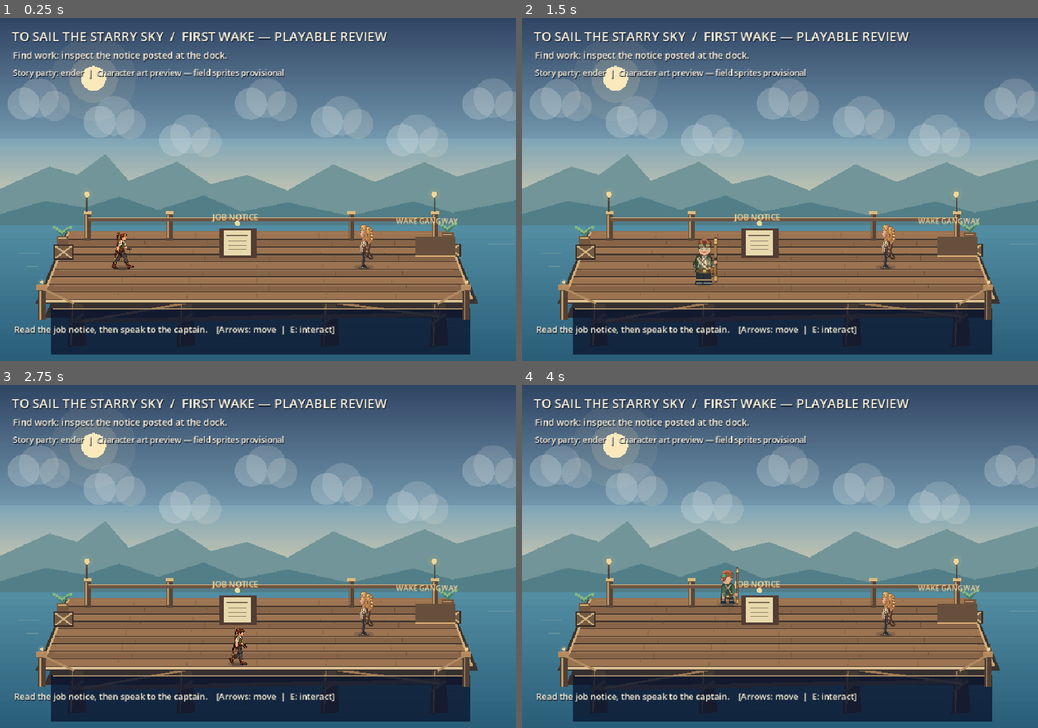
Above: before the commit, frames 1-4 (two rows, left to right).
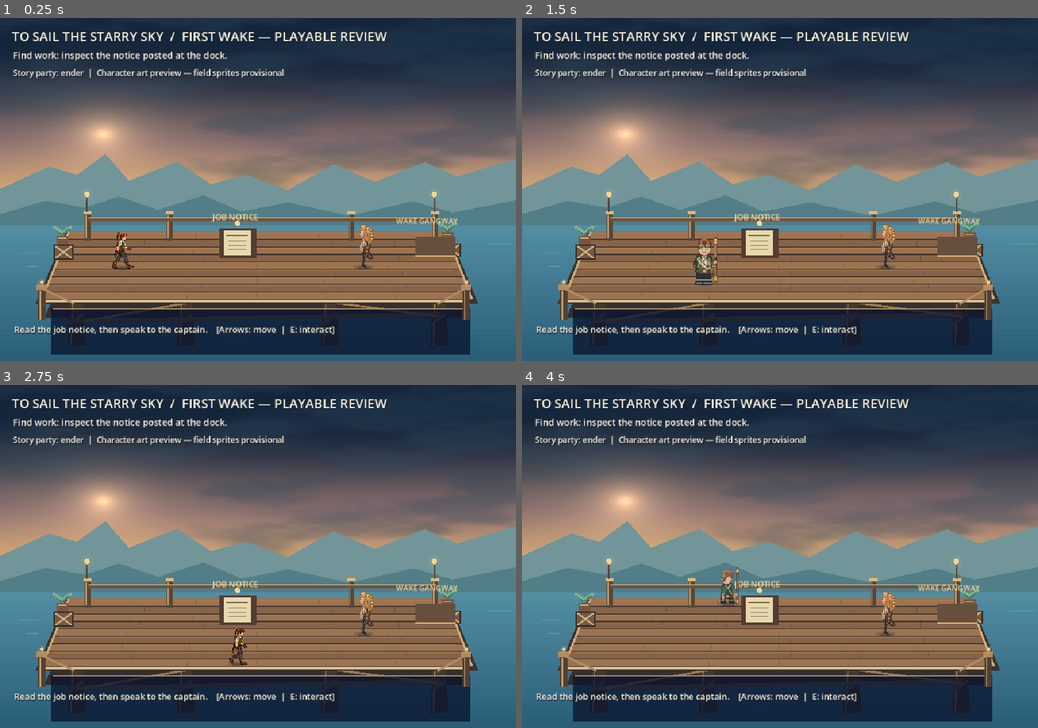
Above: after the commit, the same moments.

Repository: ndrorchestration/ToSailaStarrySky-jrpg
Game: Godot game, scene res://scenes/first_wake_game.tscn
Two runs of this game, one before a commit and one after it. Both use one fixed random seed, a clock stepped at 60 frames per second and the inputs below.
Inputs:
- Up to frame 1 (0.25 s): no input
- Up to frame 2 (1.5 s): tap Enter at 0.5 s; hold Right (ui_right) 0.53-1.28 s; tap 1 (aetherwake_ch1_choice_a) at 0.6 s; hold Down (ui_down) from 1.28 s (still down); tap 2 (aetherwake_ch1_choice_b) at 1.35 s
- Up to frame 3 (2.75 s): tap Space at 2 s; release Down (ui_down) at 2.03 s; hold Right (ui_right) from 2.03 s (still down); tap 3 (aetherwake_ch1_choice_c) at 2.1 s
- Up to frame 4 (4 s): release Right (ui_right) at 2.78 s; hold Up (ui_up) 2.78-3.53 s; tap 4 (aetherwake_ch1_combat_rest) at 2.85 s; hold Left (ui_left) from 3.53 s (still down); tap F (aetherwake_ch1_flight_review_launch) at 3.6 s

The runs differ from the first frame. In frame 1, 43% of the frame differs, in the area x 0-100%, y 0-51%; in frame 2, 43%; in frame 3, 43%; in frame 4, 43%.

Commit message:
visual(godot): reuse painted cinematic sky in First Wake dock behind unchanged physics

Diff:
--- a/godot/scripts/dock_depth_review.gd
+++ b/godot/scripts/dock_depth_review.gd
@@ -4,6 +4,27 @@
 ## Separate background and foreground instances provide real actor occlusion.
 
 @export var foreground: bool = false
+@export var painted_sky_enabled: bool = true
+## Visual only. Reuses the existing project-approved-for-testing cinematic shader.
+const PaintedSkyShader = preload("res://shaders/first_wake_cinematic_sky.gdshader")
+var painted_sky: ColorRect
+
+func _ready() -> void:
+    if foreground or not painted_sky_enabled:
+        return
+    var sky := ColorRect.new()
+    sky.name = "PaintedCoastSkyVisualOnly"
+    sky.size = Vector2(960.0, 402.0)
+    sky.mouse_filter = Control.MOUSE_FILTER_IGNORE
+    sky.show_behind_parent = true
+    sky.z_index = -1
+    var sky_material := ShaderMaterial.new()
+    sky_material.shader = PaintedSkyShader
+    sky.material = sky_material
+    painted_sky = sky
+    add_child(sky)
+    queue_redraw()
+
 
 const SKY_TOP := Color("#304565")
 const SKY_MID := Color("#7da4b7")
@@ -25,21 +46,24 @@
     draw_colored_polygon(PackedVector2Array(points), color)
 
 func _draw_stage() -> void:
-    # Color grading is built into the scene's actual CanvasItem, not a mock screenshot.
-    for strip in range(0, 79):
-        var t := float(strip) / 78.0
-        var c: Color = SKY_TOP.lerp(SKY_MID, min(t * 1.5, 1.0)) if t < 0.57 else SKY_MID.lerp(SKY_LOW, (t - 0.57) / 0.43)
-        draw_rect(Rect2(0, strip * 5, 960, 6), c)
-    draw_circle(Vector2(174, 113), 79, Color(1.0, 0.91, 0.70, 0.065))
-    draw_circle(Vector2(174, 113), 45, Color(1.0, 0.91, 0.73, 0.14))
-    draw_circle(Vector2(174, 113), 23, Color("#fbe9bb"))
-    # Cloud layers have distinct depth planes, not floating traversal surfaces.
-    for i in range(7):
-        var x := 44.0 + float(i) * 141.0
-        var y := 160.0 + float(i % 3) * 34.0
-        draw_circle(Vector2(x, y), 30.0, Color(0.93, 0.96, 0.94, 0.23))
-        draw_circle(Vector2(x + 28, y - 11), 37.0, Color(0.96, 0.96, 0.94, 0.16))
-        draw_circle(Vector2(x + 58, y + 4), 28.0, Color(0.97, 0.94, 0.88, 0.17))
+    # Keep historic procedural sky as an exact rollback fallback.
+    # The cinematic sky is a material-only visual; physics remains unchanged.
+    if painted_sky == null:
+        # Color grading is built into the scene's actual CanvasItem, not a mock screenshot.
+        for strip in range(0, 79):
+            var t := float(strip) / 78.0
+            var c: Color = SKY_TOP.lerp(SKY_MID, min(t * 1.5, 1.0)) if t < 0.57 else SKY_MID.lerp(SKY_LOW, (t - 0.57) / 0.43)
+            draw_rect(Rect2(0, strip * 5, 960, 6), c)
+        draw_circle(Vector2(174, 113), 79, Color(1.0, 0.91, 0.70, 0.065))
+        draw_circle(Vector2(174, 113), 45, Color(1.0, 0.91, 0.73, 0.14))
+        draw_circle(Vector2(174, 113), 23, Color("#fbe9bb"))
+        # Cloud layers have distinct depth planes, not floating traversal surfaces.
+        for i in range(7):
+            var x := 44.0 + float(i) * 141.0
+            var y := 160.0 + float(i % 3) * 34.0
+            draw_circle(Vector2(x, y), 30.0, Color(0.93, 0.96, 0.94, 0.23))
+            draw_circle(Vector2(x + 28, y - 11), 37.0, Color(0.96, 0.96, 0.94, 0.16))
+            draw_circle(Vector2(x + 58, y + 4), 28.0, Color(0.97, 0.94, 0.88, 0.17))
     _poly([Vector2(0, 319), Vector2(92, 277), Vector2(143, 293), Vector2(196, 254), Vector2(240, 304), Vector2(330, 268 …(209 unchanged characters)…
     _poly([Vector2(0, 366), Vector2(85, 341), Vector2(158, 354), Vector2(222, 333), Vector2(294, 358), Vector2(379, 331), Vector2(449, 361), Vector2(536, 344), Vector2(650, 369), Vector2(769, 342), Vector2(842, 363), Vector2(960, 340), Vector2(960, 400), Vector2(0, 400)], Color("#527e88"))
     for i in range(22):
